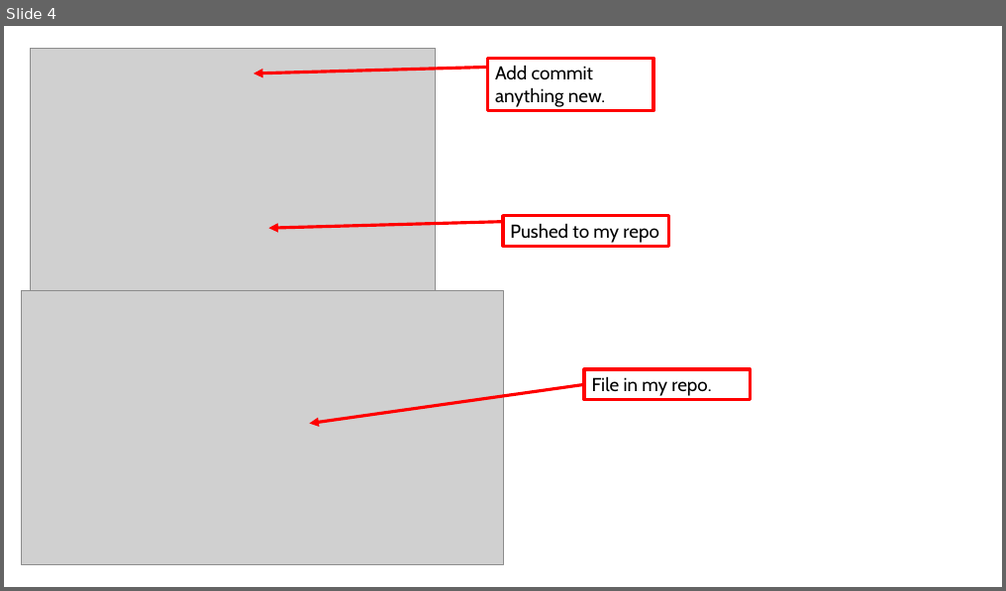
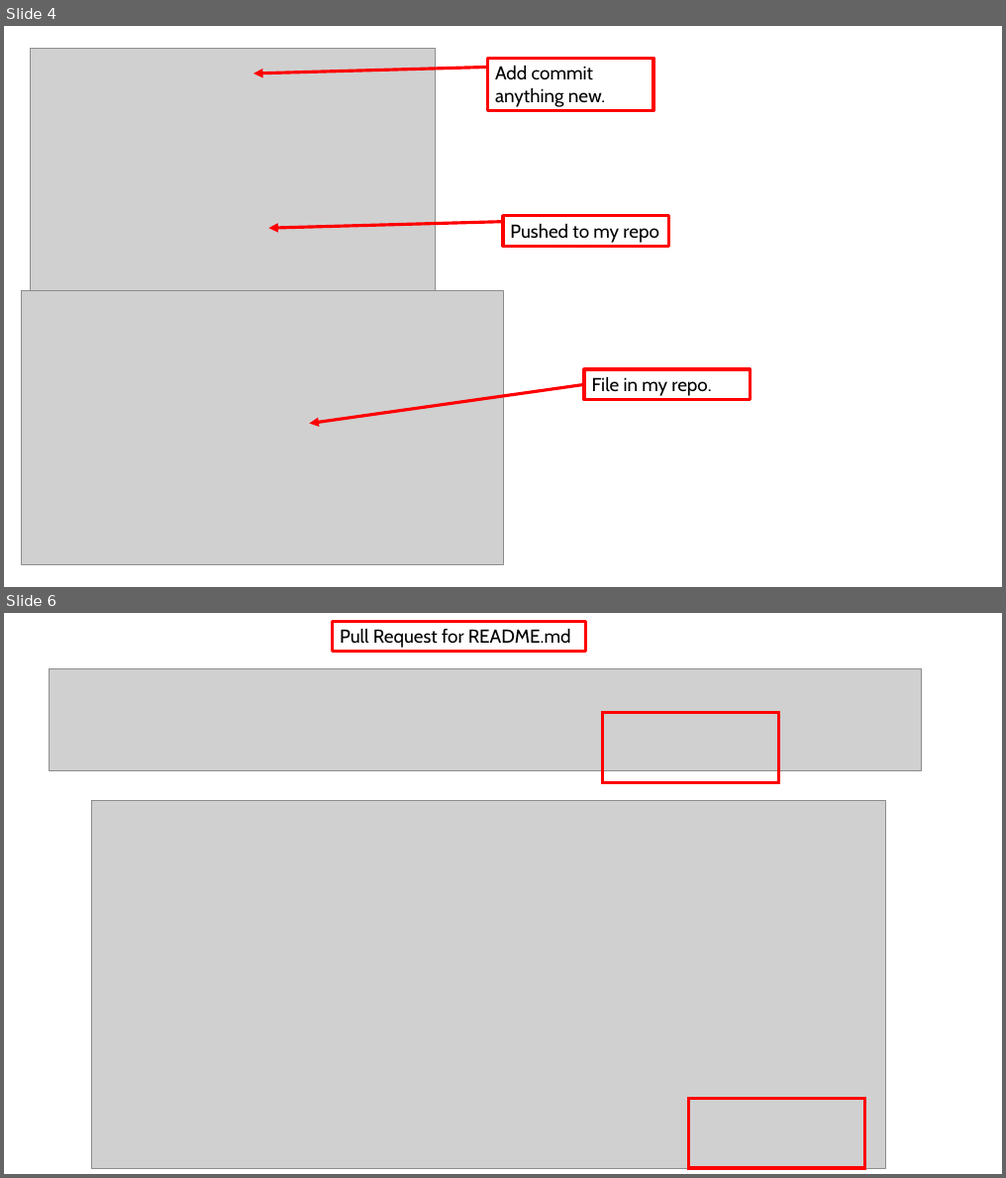
Before and after one commit to ratclst11/SDEV-143-Project, a slide deck: SDEV 143 Project PP.pptx. Shown one above the other, each under a label of ours: slide 4 before the commit, slides 4 and 6 after it; the slides between them are not shown. The pictures are 1006x591 and 1006x1178 pixels, drawn with LibreOffice and Linux fonts; fonts in the diff are those of the drawing; grey boxes stand for pictures. Boxes give left, top, right and bottom in pixels: in the first picture for what was removed or moved away, otherwise in the second. Text is boxed around its words. In the diff, an @@ line names an element or a change of style, - is before the commit and + after.

```diff
--- a/SDEV 143 Project PP.pptx
+++ b/SDEV 143 Project PP.pptx
@@ slide 6 added at (x1=4, y1=613, x2=1002, y2=1174), background #FFFFFF @@
@@ rectangle added at (x1=333, y1=621, x2=586, y2=652), outline #FF0000 3 pt, 18 pt, text #000000 @@
+Pull Request for README.md
@@ picture added at (x1=49, y1=669, x2=922, y2=771) @@
@@ rectangle added at (x1=603, y1=713, x2=779, y2=783), outline #FF0000 3 pt @@
@@ picture added at (x1=91, y1=801, x2=886, y2=1169) @@
@@ rectangle added at (x1=689, y1=1098, x2=865, y2=1168), outline #FF0000 3 pt @@
```
Also in this commit, not shown: 28 other slides added, 5 slides removed.
